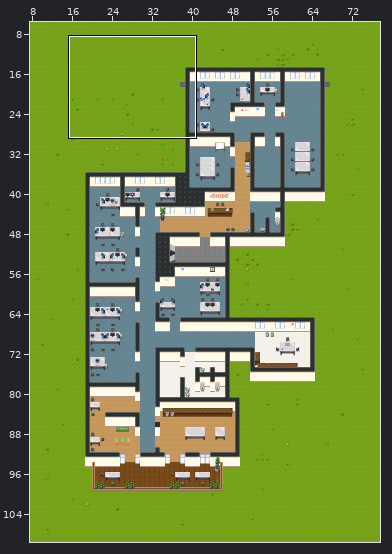
Tiled map (JSON), stored at maps/lyon_agency.json. Above, an overview of the earlier version with the close-up marked.
Close-up. Before the commit:
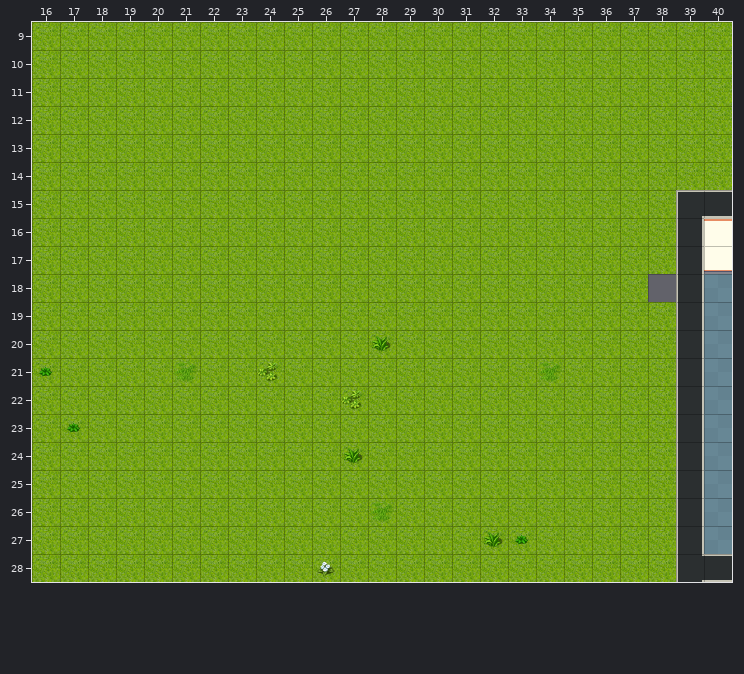
Cells are 32x32 px. Shown: x 16..40, y 9..28. The commit also changed other parts of the map, which this record leaves out.
The result:
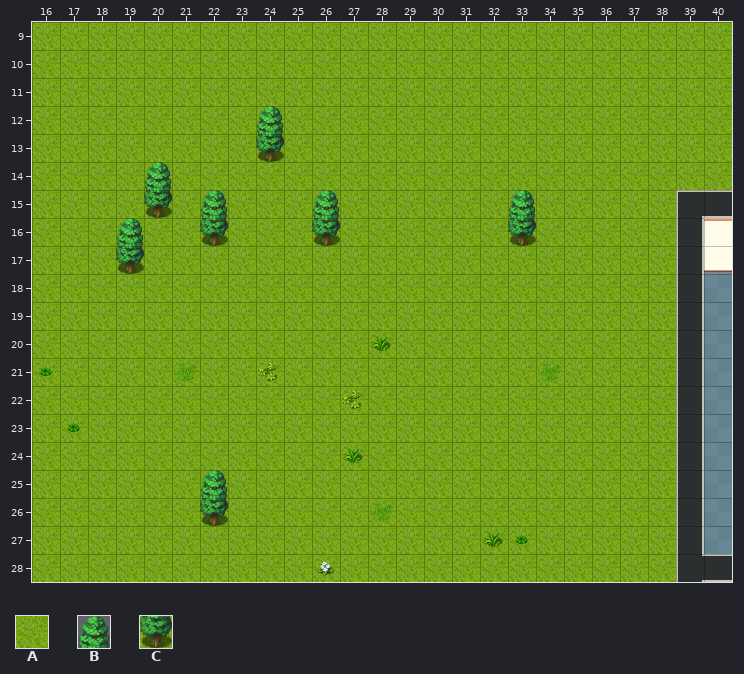
Key: from "custom_outdoor_1": A 0, B 24, C 32.
_ is an empty cell.
See-through tiles are keyed as they look on the map.
The exact change:
Layer "ground 1":
The author put tile A in row 18 at x 38.
Layer "ground 2":
The author put tile B in row 12 at x 24; in row 14 at x 20; in row 15 at x 22, 26 and 33; in row 16 at x 19; in row 25 at x 22.
The author put tile C in row 13 at x 24; in row 15 at x 20; in row 16 at x 22, 26 and 33; in row 17 at x 19; in row 26 at x 22.
Pixel boxes of the changes (left, top, right, bottom) in both close-ups:
added: (256, 106, 284, 162)
added: (116, 162, 172, 274)
added: (200, 190, 228, 246)
added: (312, 190, 340, 246)
added: (508, 190, 536, 246)
added: (648, 274, 676, 302)
added: (200, 470, 228, 526)
